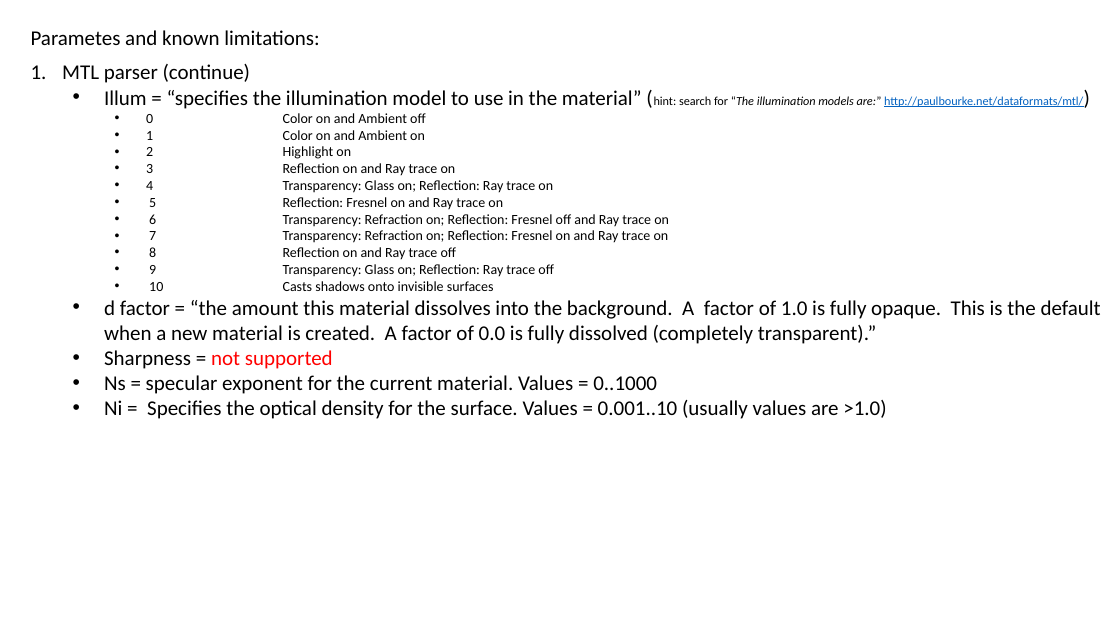
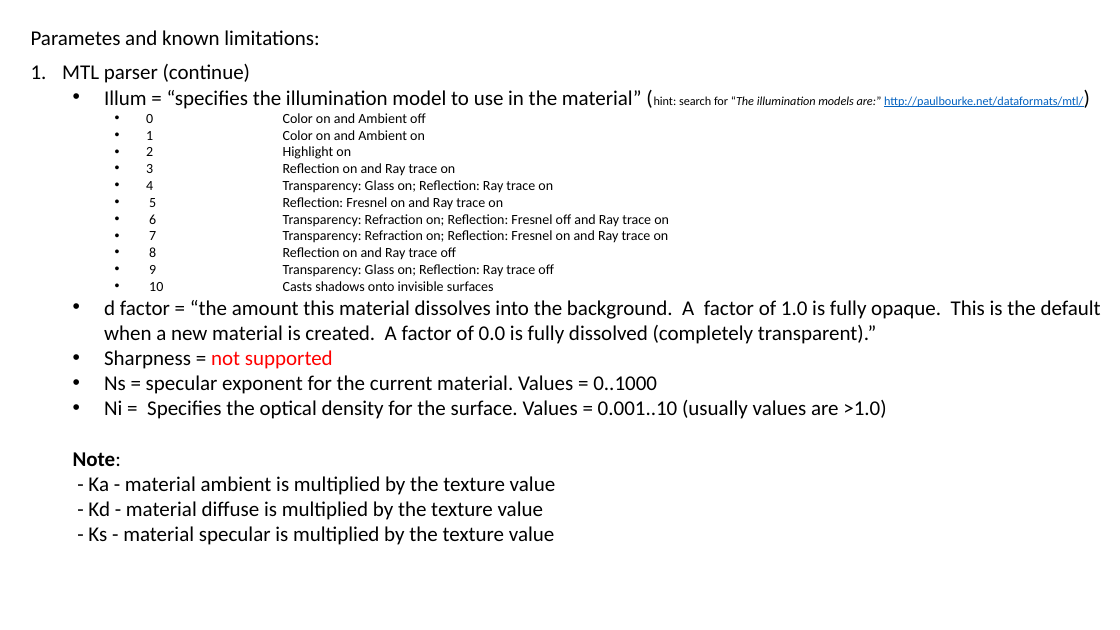
Before and after one commit to george2209/WavefrontOBJSerializer, a slide deck: slide 11 of docs/OBJ to binary structure_20210611_V1.1.pptx (slide 10 before the commit). Drawn at 1120x630 pixels with LibreOffice and Linux fonts; fonts in the diff are those of the drawing. Boxes give left, top, right and bottom in pixels: in the first picture for what was removed or moved away, otherwise in the second. Text is boxed around its words. In the diff, an @@ line names an element or a change of style, - is before the commit and + after.

```diff
--- a/docs/OBJ to binary structure_20210611_V1.1.pptx
+++ b/docs/OBJ to binary structure_20210611_V1.1.pptx
@@ text at [73, 452, 556, 545]: paragraphs added @@
+  Note:
+  - Ka - material ambient is multiplied by the texture value
+  - Kd - material diffuse is multiplied by the texture value
+  - Ks - material specular is multiplied by the texture value
```
Also in this commit, not shown: 4 other slides changed, 1 slide added, 9 other files.
